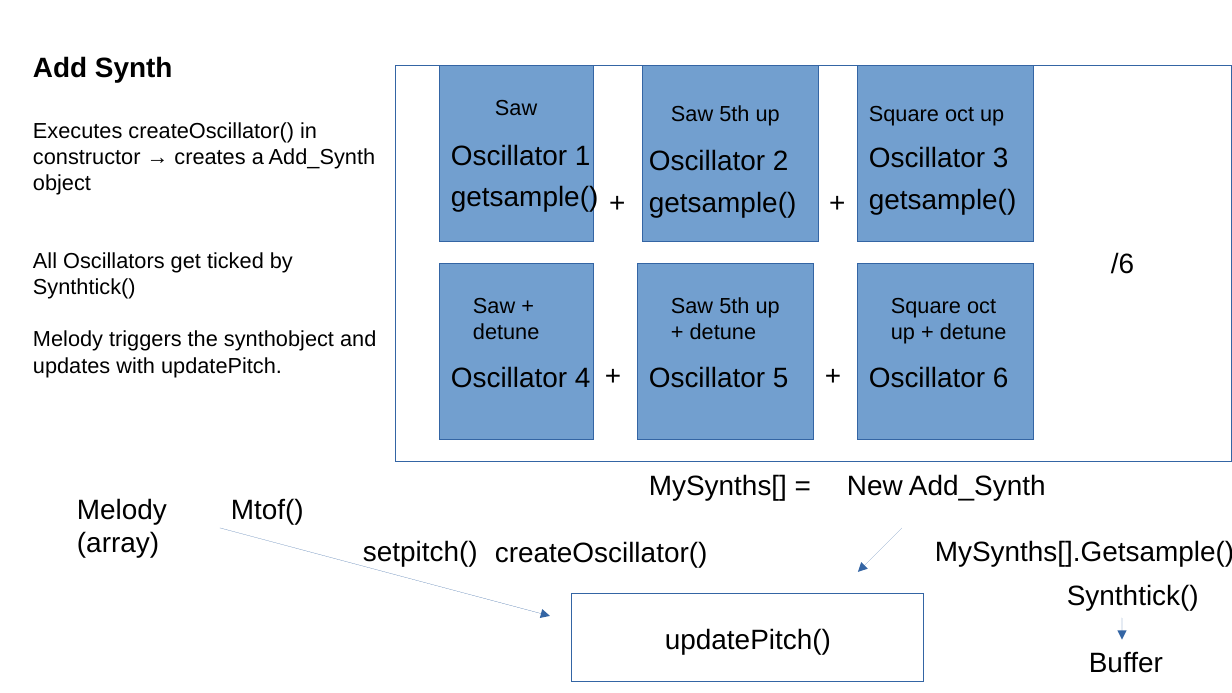
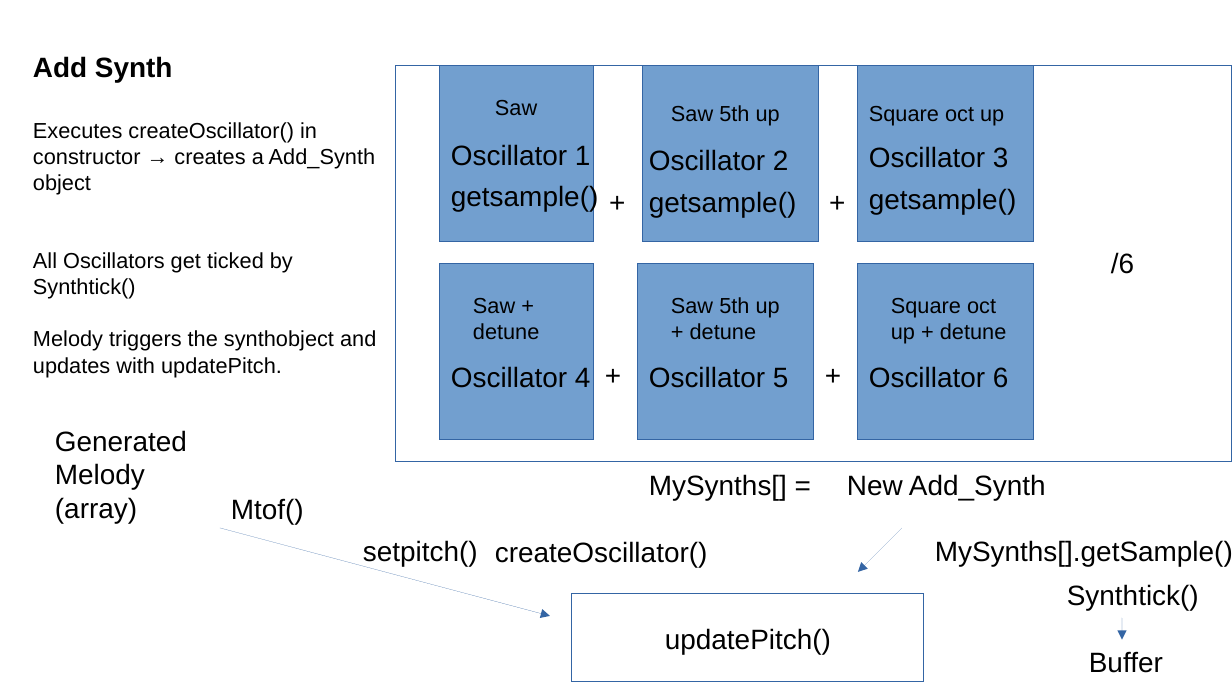
Before and after one commit to KasperSpijkerman/CSD2, a slide deck: slide 1 of CSD2b/Eindopdracht_Synth_MVP/Documententation/Audio Flow Add Synth.odp. Drawn at 1232x693 pixels with LibreOffice and Linux fonts; fonts in the diff are those of the drawing. Boxes give left, top, right and bottom in pixels: in the first picture for what was removed or moved away, otherwise in the second. Text is boxed around its words. In the diff, an @@ line names an element or a change of style, - is before the commit and + after.

```diff
--- a/CSD2b/Eindopdracht_Synth_MVP/Documententation/Audio Flow Add Synth.odp
+++ b/CSD2b/Eindopdracht_Synth_MVP/Documententation/Audio Flow Add Synth.odp
@@ text at (x1=55, y1=430, x2=187, y2=523): text changed @@
-Melody (array)
+Generated Melody (array)
@@ text at (x1=935, y1=540, x2=1232, y2=566): text changed @@
-MySynths[].Getsample()
+MySynths[].getSample()
```
Also in this commit, not shown: 19 other files.
